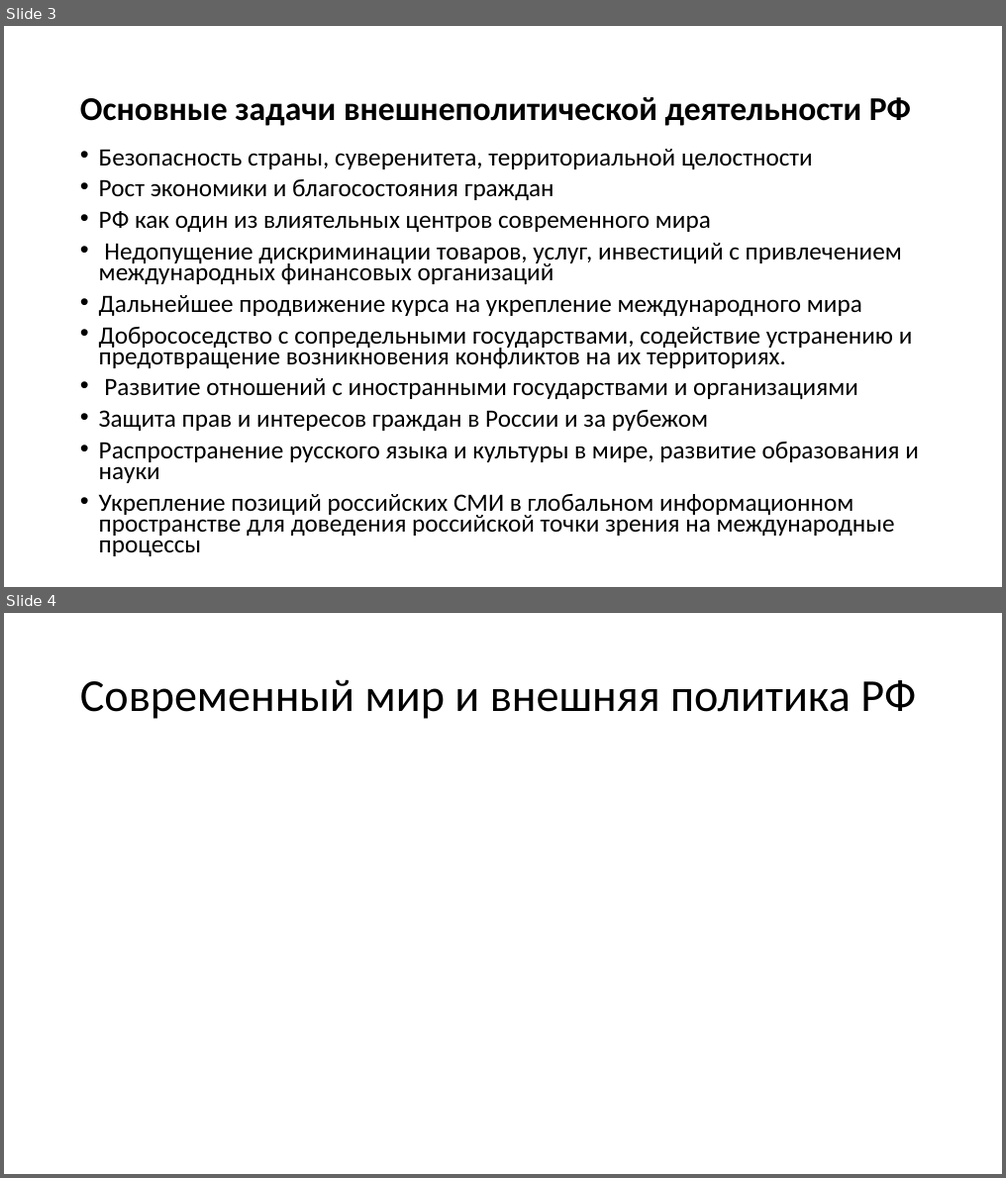
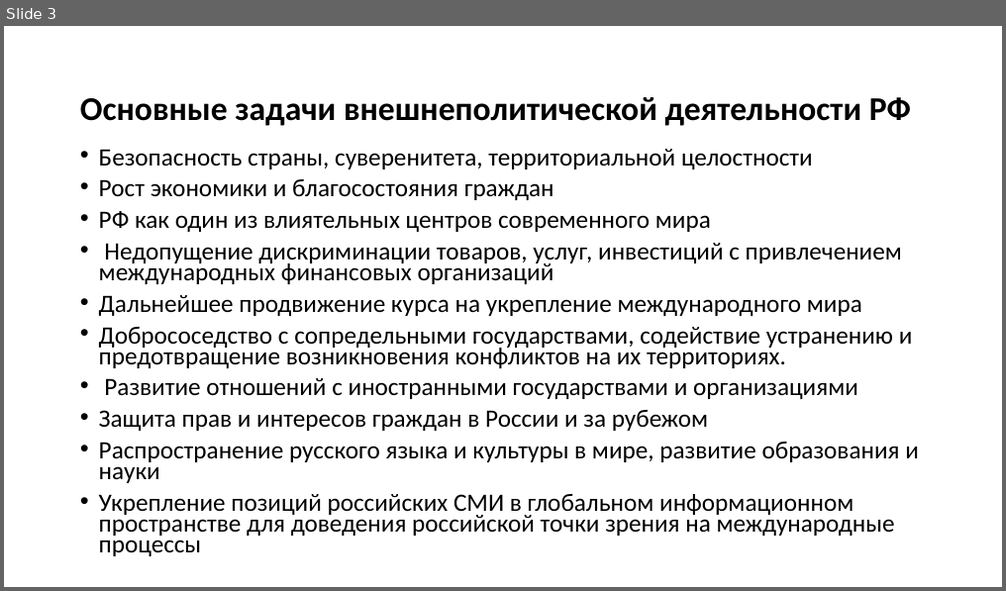
Before and after one commit to MrMorello/My_python_repo, a slide deck: КОНЦЕПЦИЯ.pptx. Shown one above the other, each under a label of ours: slides 3 and 4 before the commit, slide 3 after it. The pictures are 1006x1178 and 1006x591 pixels, drawn with LibreOffice and Linux fonts; fonts in the diff are those of the drawing. Boxes give left, top, right and bottom in pixels: in the first picture for what was removed or moved away, otherwise in the second. Text is boxed around its words. In the diff, an @@ line names an element or a change of style, - is before the commit and + after.

```diff
--- a/КОНЦЕПЦИЯ.pptx
+++ b/КОНЦЕПЦИЯ.pptx
@@ slide 4 removed at [4,613,1002,1174], background #FFFFFF @@
@@ title removed at [80,679,916,719] @@
-Современный мир и внешняя политика РФ
```
Also in this commit, not shown: 4 slides added.
